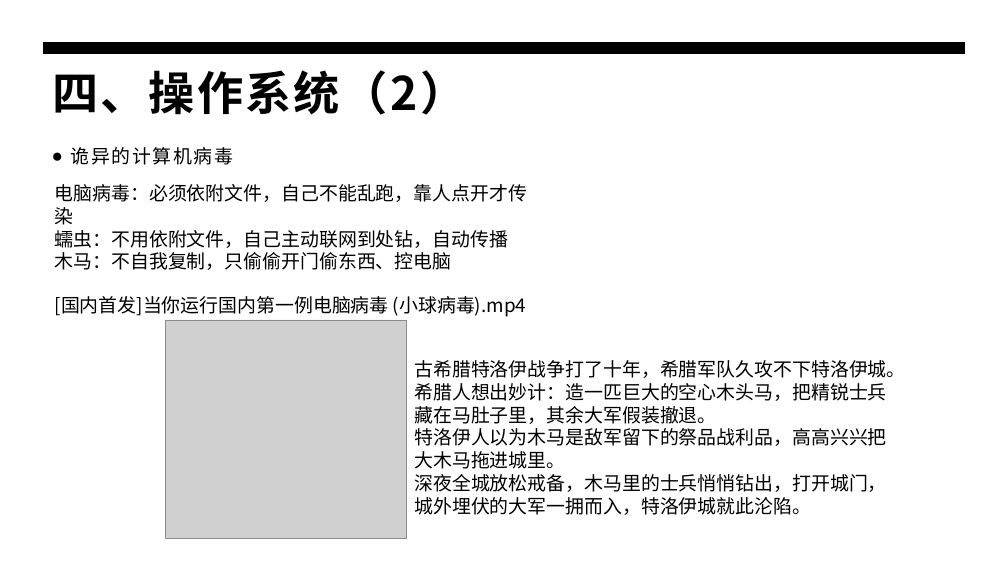
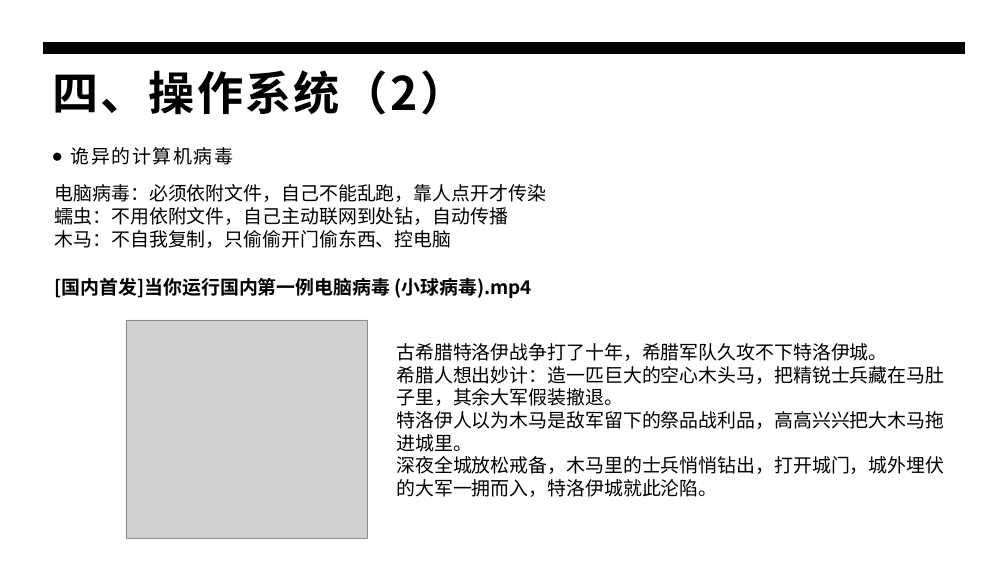
Before and after one commit to panxibei/writing, a slide deck: slide 17 of 44_心理学/21_浥尘伙伴社团独家密训课程：计算机编程开门课/浥尘伙伴社团原创：计算机编程开门课.pptx. Drawn at 1008x567 pixels with LibreOffice and Linux fonts; fonts in the diff are those of the drawing; grey boxes stand for pictures. Boxes give left, top, right and bottom in pixels: in the first picture for what was removed or moved away, otherwise in the second. Text is boxed around its words. In the diff, an @@ line names an element or a change of style, - is before the commit and + after.

```diff
--- a/44_心理学/21_浥尘伙伴社团独家密训课程：计算机编程开门课/浥尘伙伴社团原创：计算机编程开门课.pptx
+++ b/44_心理学/21_浥尘伙伴社团独家密训课程：计算机编程开门课/浥尘伙伴社团原创：计算机编程开门课.pptx
@@ text "电脑病毒：必须依附文件，自己不能乱跑，靠人点开才传染" rewrapped from (55,184,527,270) to (55,184,546,248) @@
@@ text "[国内首发]当你运行国内第一例电脑病毒 (小球病毒).mp4": place and size @@
-text "[国内首发]当你运行国内第一例电脑病毒 (小球病毒).mp4" at (55,296,526,317)
+text "[国内首发]当你运行国内第一例电脑病毒 (小球病毒).mp4" at (55,278,533,298)
@@ text "[国内首发]当你运行国内第一例电脑病毒 (小球病毒).mp4" at (55,278,533,298): bold on @@
@@ picture: place and size @@
-picture at (166,320,407,538)
+picture at (126,320,368,538)
@@ text "古希腊特洛伊战争打了十年，希腊军队久攻不下特洛伊城。" rewrapped from (414,360,905,515) to (396,343,944,497) @@
```
Also in this commit, not shown: 23 other slides changed, 2 slides added.
